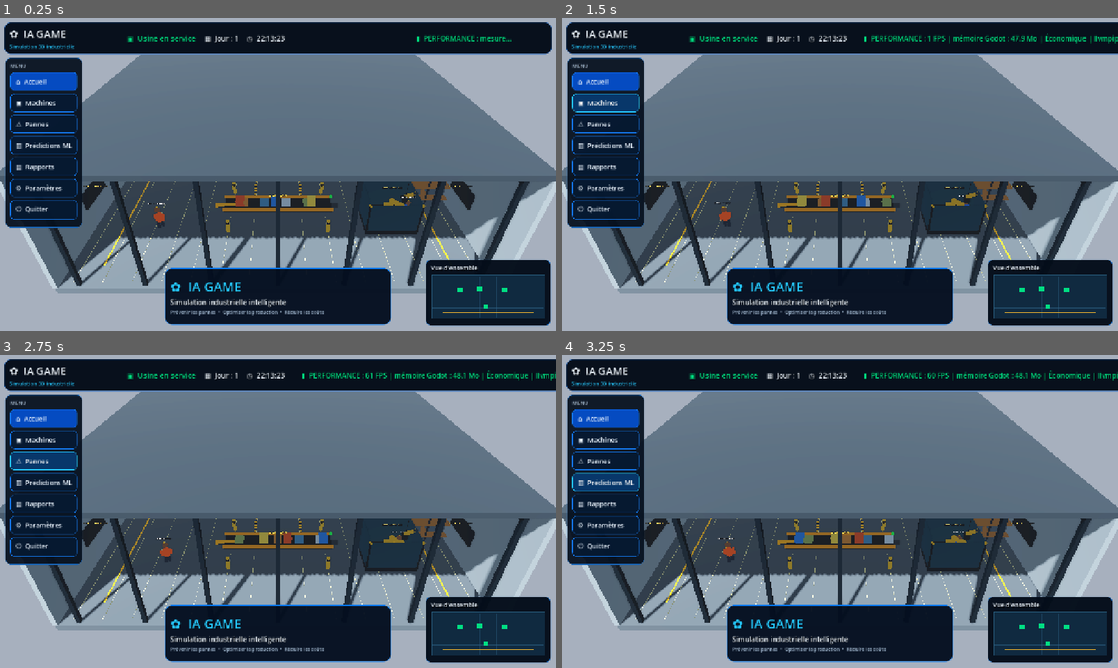
Above: before the commit, frames 1-4 (two rows, left to right).
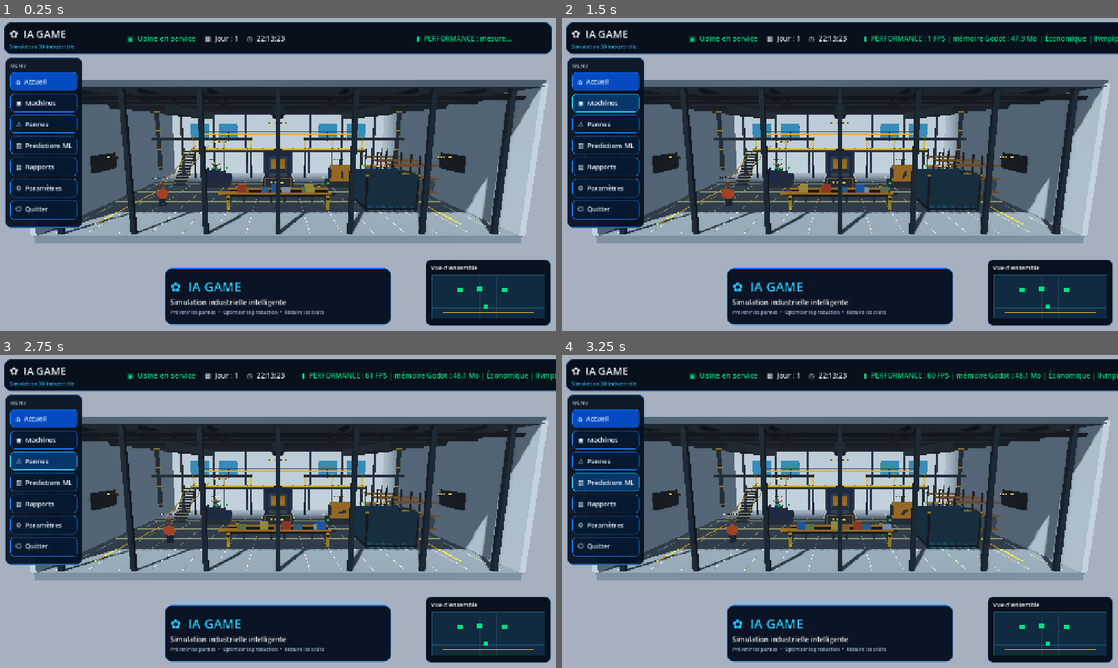
Above: after the commit, the same moments.

Repository: danielservice225-dot/ia-game-moteur
Game: Godot game, scene res://scenes/main.tscn
Two runs of this game, one before a commit and one after it. Both use one fixed random seed, a clock stepped at 60 frames per second and the inputs below.
Inputs:
- Up to frame 1 (0.25 s): no input
- Up to frame 2 (1.5 s): click "⌂ Accueil" at 0.5 s; click "▣ Machines" at 1.25 s
- Up to frame 3 (2.75 s): click "⚠ Pannes" at 2 s
- Up to frame 4 (3.25 s): click "▥ Prédictions ML" at 2.75 s

The runs differ from the first frame. In frame 1, 39% of the frame differs, in the area x 0-100%, y 11-88%; in frame 2, 39%; in frame 3, 39%; in frame 4, 39%.

Commit message:
Fix supervision camera to show factory below roof

Diff:
--- a/godot_game/scripts/game.gd
+++ b/godot_game/scripts/game.gd
@@ -412,12 +412,13 @@
     var collision := player.get_node("CollisionShape3D") as CollisionShape3D
     collision.disabled = true
     camera = Camera3D.new()
-    camera.position = Vector3(0, 19.5, 27.5)
-    camera.fov = 48.0
+    # Caméra de supervision placée sous la toiture : la ligne de production reste visible.
+    camera.position = Vector3(0, 6.6, 28.5)
+    camera.fov = 58.0
     camera.near = 0.1
     camera.far = 100.0
     add_child(camera)
-    camera.look_at(Vector3(0, 1.0, -0.4), Vector3.UP)
+    camera.look_at(Vector3(0, 1.65, -1.0), Vector3.UP)
     camera.current = true
     Input.mouse_mode = Input.MOUSE_MODE_VISIBLE
 
